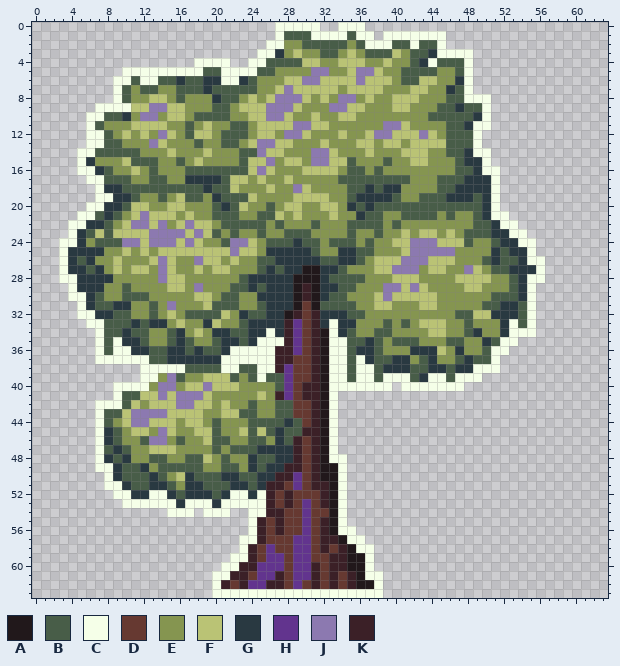
Two versions of one pixel-art sprite, readme_images/example_rgba.png. The first picture shows the starting point.
The file is 256x256 pixels, drawn in blocks of 4x4; one block is one cell here. Colours within 5 levels of each other are drawn and written as one.
Palette (. is transparent): A #21181b  B #485d48  C #f5ffe8  D #663931  E #859550  F #bac375  G #293941  H #62348e  J #8c79b0  K #3b2027
And afterwards:
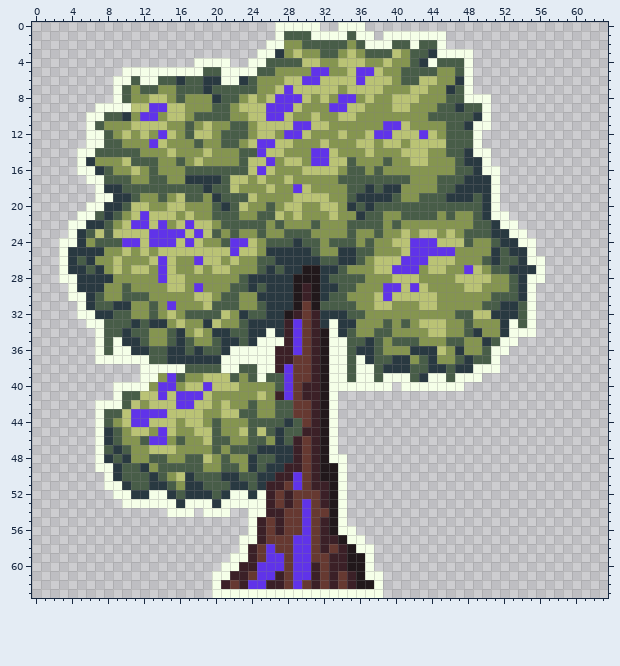
From the commit log: Update example_batch and images for --rgba examples
Diff:
{"colour":"J","old":"#8c79b0","new":"#6033e9"}
{"y":33,"x":29,"old":"H","new":"J"}
{"y":34,"x":29,"old":"H","new":"J"}
{"y":35,"x":29,"old":"H","new":"J"}
{"y":36,"x":29,"old":"H","new":"J"}
{"y":38,"x":28,"old":"H","new":"J"}
{"y":39,"x":28,"old":"H","new":"J"}
{"y":40,"x":28,"old":"H","new":"J"}
{"y":41,"x":28,"old":"H","new":"J"}
{"y":50,"x":29,"old":"H","new":"J"}
{"y":51,"x":29,"old":"H","new":"J"}
{"y":53,"x":30,"old":"H","new":"J"}
{"y":54,"x":30,"old":"H","new":"J"}
{"y":55,"x":30,"old":"H","new":"J"}
{"y":56,"x":30,"old":"H","new":"J"}
{"y":57,"x":29,"old":"HH","new":"JJ"}
{"y":58,"x":26,"old":"H","new":"J"}
{"y":58,"x":29,"old":"HH","new":"JJ"}
{"y":59,"x":26,"old":"HH","new":"JJ"}
{"y":59,"x":29,"old":"HH","new":"JJ"}
{"y":60,"x":25,"old":"HHH","new":"JJJ"}
{"y":60,"x":29,"old":"HH","new":"JJ"}
{"y":61,"x":25,"old":"HH","new":"JJ"}
{"y":61,"x":29,"old":"HH","new":"JJ"}
{"y":62,"x":24,"old":"HH","new":"JJ"}
{"y":62,"x":29,"old":"H","new":"J"}
